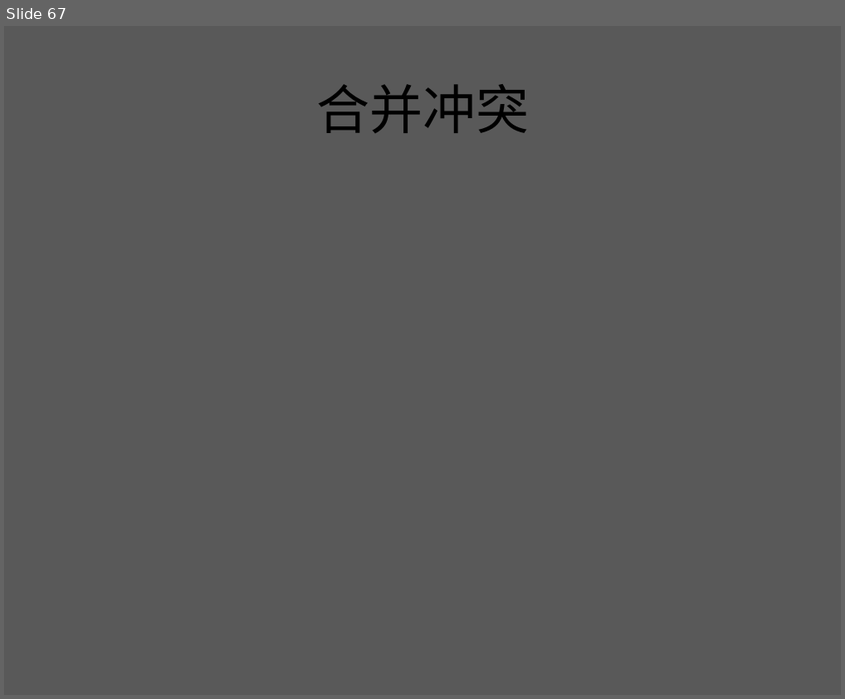
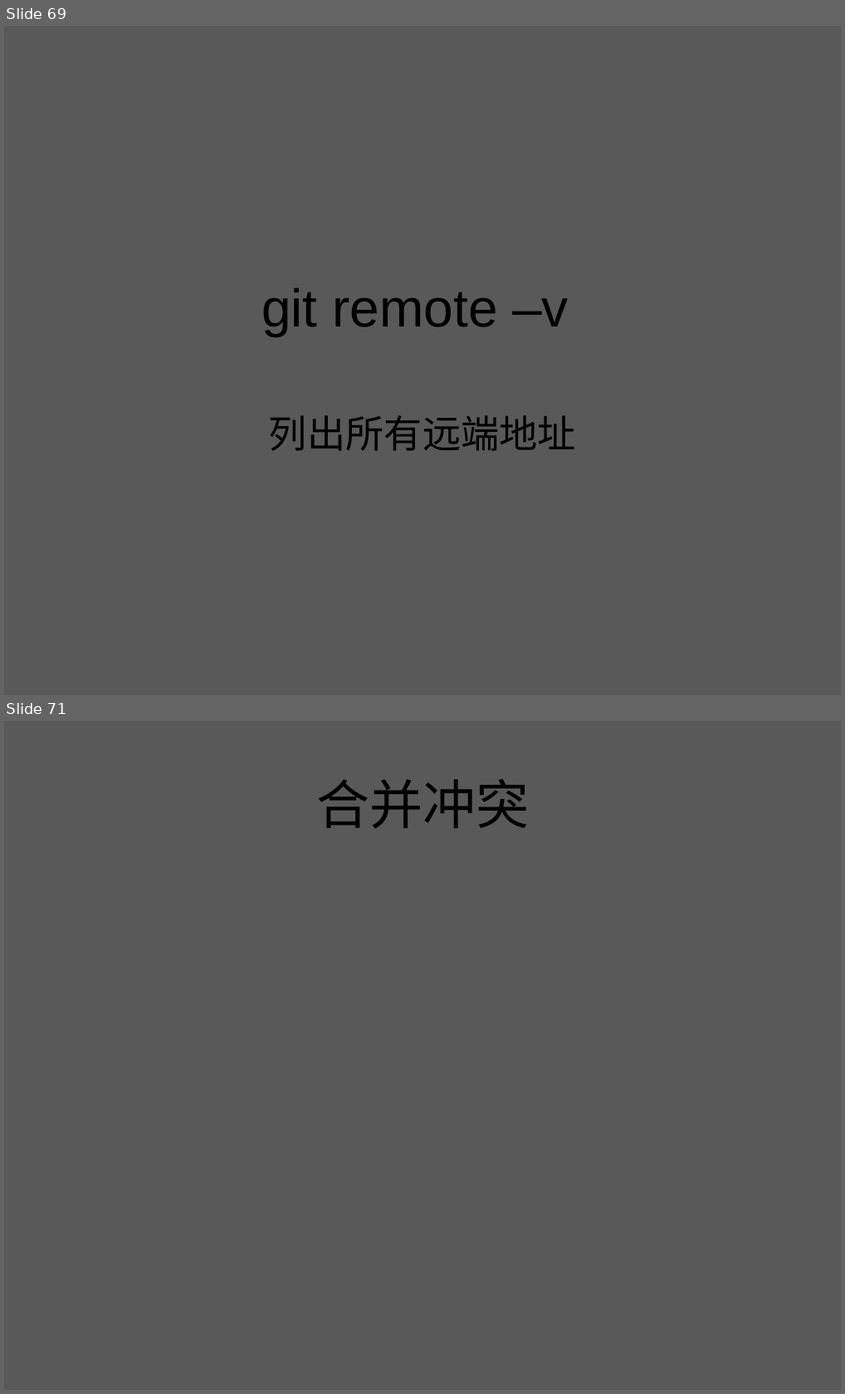
Before and after one commit to zhuxiaosheng/code, a slide deck: git.ppt. Shown one above the other, each under a label of ours: slide 67 before the commit, slides 69 and 71 after it; the slides between them are not shown. The pictures are 845x699 and 845x1394 pixels, drawn with LibreOffice and Linux fonts; fonts in the diff are those of the drawing; background and template pictures are left out. Boxes give left, top, right and bottom in pixels: in the first picture for what was removed or moved away, otherwise in the second. Text is boxed around its words. In the diff, an @@ line names an element or a change of style, - is before the commit and + after.

```diff
--- a/git.ppt
+++ b/git.ppt
@@ slide 69 added at box(4, 26, 841, 695), background picture (left out) @@
@@ title added at box(261, 288, 568, 336), 36 pt, text #000000 @@
+git remote –v
@@ subtitle added at box(269, 415, 576, 451), 26 pt, text #000000 @@
+列出所有远端地址
@@ what was slide 67 is now slide 71 @@
```
Also in this commit, not shown: 3 slides changed, 6 other slides added, 1 slide removed.
